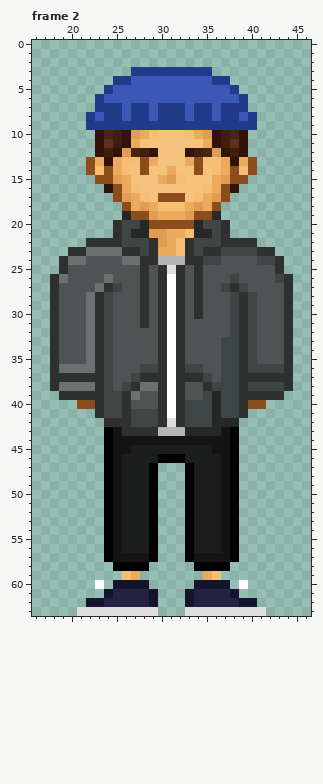
Pixel-art file: Aseprite/Characters/Men.aseprite. That is the earlier state.
64x64 pixels, 6 frames. Colours within 5 levels of each other are drawn and written as one. Shown: frame 2: x 16..46, y 0..63. The commit also changed other frames, which this record leaves out.
And afterwards:
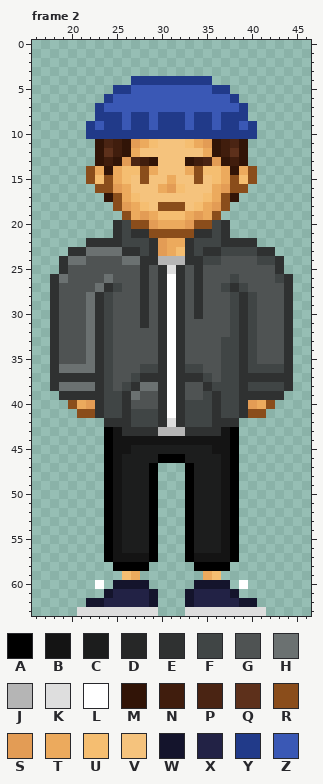
Palette (. is transparent): A #000000  B #141414  C #1c1d1d  D #262727  E #2f3131  F #404545  G #4f5353  H #6b7171  J #b5b5b5  K #dedede  L #ffffff  M #311407  N #401d0d  P #4a2413  Q #5d301b  R #8a4d1b  S #e39c55  T #ecaa5d  U #f5be71  V #f5c37d  W #14142c  X #222245  Y #213a89  Z #3a58b5
Diff:
--- frame 2
@@ x 16..46 @@
  2 ...............................
- 3 ...........YYYYYYYYY...........
- 4 .........YYZZZZZZZZZYY.........
- 5 ........YZZZZZZZZZZZZZY........
- 6 .......YZZZZZZZZZZZZZZZY.......
- 7 .......YYYZYYZYYYZYYZYYY.......
- 8 ......YZYYZYYZYYYZYYZYYZY......
- 9 ......YYYYYYYYYYYYYYYYYYY......
-10 .......MPNMSTUVVVUTSMNPM.......
-11 .......MQNMTVVVVVVVTMNQM.......
-12 .......MNMSPNMVVVMNPSMNM.......
-13 ......RTMTUURTVVVTRUUTMTR......
-14 ......RURTUVRVVTVVRVUTRUR......
-15 .......RRSTVVVTSUVVVTSRR.......
-16 ........MRTUVVVVVVVUTRM........
-17 .........RSTUVRRRVUTSR.........
-18 ..........RTSTUUUTSTR..........
-19 ..........DRRSTTTSRRD..........
-20 .........EFFDRRRRRDFFE.........
-21 .........EFDDSSTTUDDFE.........
-22 ......EEEEFFFESTUEFFFEEEE......
-23 ....EEHHHHEEFETTUEFEEFFFFEE....
+ 3 ...............................
+ 4 ...........YYYYYYYYY...........
+ 5 .........YYZZZZZZZZZYY.........
+ 6 ........YZZZZZZZZZZZZZY........
+ 7 .......YZZZZZZZZZZZZZZZY.......
+ 8 .......YYYZYYZYYYZYYZYYY.......
+ 9 ......YZYYZYYZYYYZYYZYYZY......
+10 ......YYYYYYYYYYYYYYYYYYY......
+11 .......MPNMSTUVVVUTSMNPM.......
+12 .......MQNMTVVVVVVVTMNQM.......
+13 .......MNMSPNMVVVMNPSMNM.......
+14 ......RTMTUURTVVVTRUUTMTR......
+15 ......RURTUVRVVTVVRVUTRUR......
+16 .......RRSTVVVTSUVVVTSRR.......
+17 ........MRTUVVVVVVVUTRM........
+18 .........RSTUVRRRVUTSR.........
+19 ..........RTSTUUUTSTR..........
+20 .........EFRRSTTTSRRFE.........
+21 .........EFEERRRRREEFE.........
+22 ......EEEEFFFESTTEFFFEEEE......
+23 ....EEHHHHEEFESTUEFEEFFFFEE....
 24 ...EHHGGGGHHEEJJJEEFFGGGGFFE...
@@ x 16..46 @@
 38 ..EHHHHEFGFEHHELEGGEFFFEFFFFE..
-39 ...EEEEEFFEHGGELEGGFDFFEEEEE...
-40 .....RREFFEGGGELEFFFDFFERR.....
-41 .......EFFEFFFELEFFFDFFE.......
-42 ........EEEFFFEKEFFFDDD........
-43 ........ABEEEEJJJDDDDBA........
+39 ...EEEEEFFEHGGELEGGFEFFEEEEE...
+40 ....RTSEFFEGGGELEFFFEFFESTR....
+41 .....RREFFEFFFELEFFFEFFERR.....
+42 ........EEEFFFEKEFFFEEE........
+43 ........ABEEEEJJJEEEEBA........
 44 ........ABBBBBBBBBBBBBA........
Changed places in both pictures, as pixel boxes (x1, y1, x2, y2):
changed: (86, 67, 257, 256)
changed: (185, 391, 275, 436)
changed: (68, 400, 95, 418)
